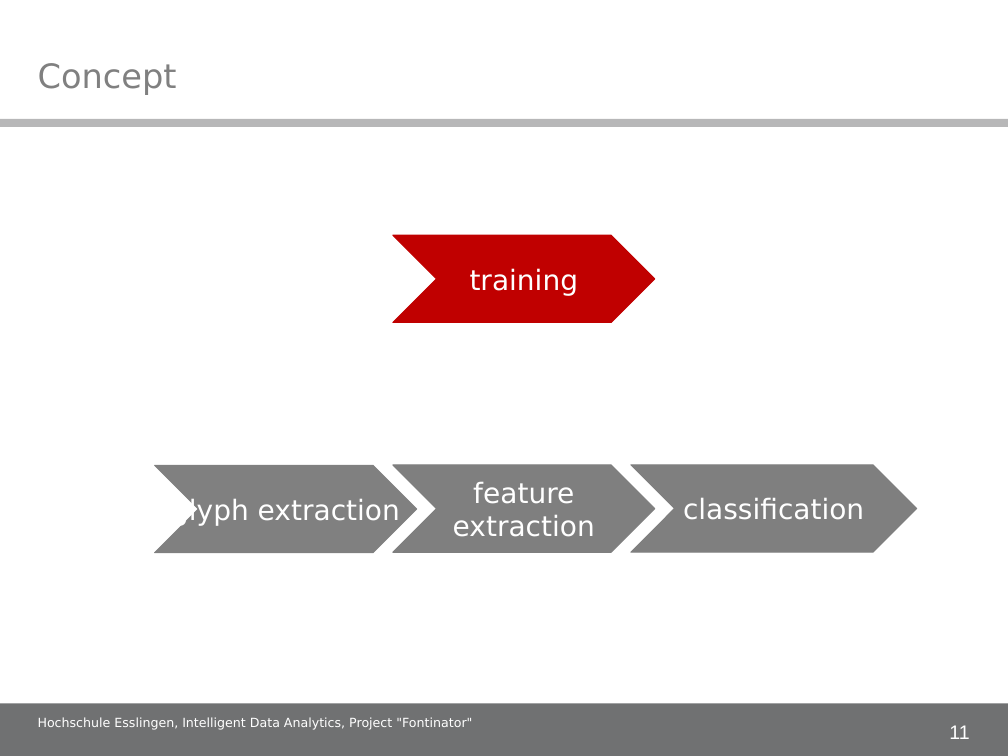
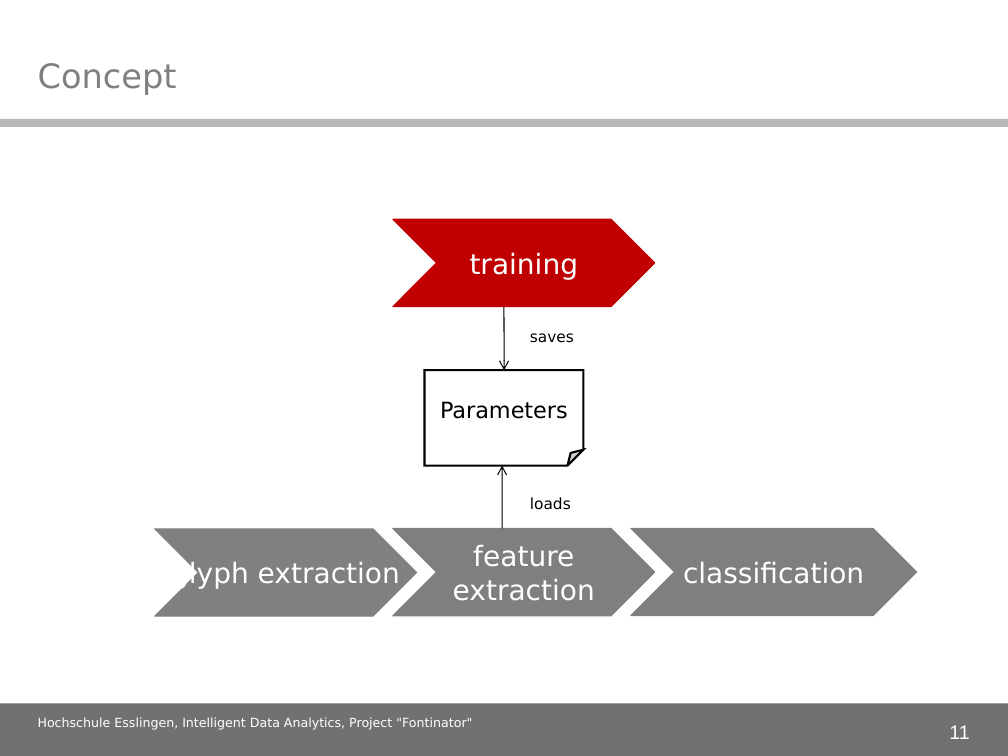
Before and after one commit to alex-ta/Fontinator, a slide deck: slide 11 of Documents/IDA_project_presentation.ppt. Drawn at 1008x756 pixels with LibreOffice and Linux fonts; fonts in the diff are those of the drawing; background and template pictures are left out. Boxes give left, top, right and bottom in pixels: in the first picture for what was removed or moved away, otherwise in the second. Text is boxed around its words. In the diff, an @@ line names an element or a change of style, - is before the commit and + after.

Commit message:
Modified slide 11

```diff
--- a/Documents/IDA_project_presentation.ppt
+++ b/Documents/IDA_project_presentation.ppt
@@ freeform shape "training" moved from (x1=393, y1=235, x2=655, y2=323) to (x1=393, y1=220, x2=655, y2=307) @@
@@ arrow added from (504, 306) to (504, 370), #000000 0.74 pt @@
@@ text added at (x1=530, y1=333, x2=574, y2=343), 11 pt, text #000000 @@
+saves
@@ folded corner added at (x1=424, y1=370, x2=584, y2=466), fill #FFFFFF, outline #000000 1.5 pt, 16 pt, text #000000 @@
+Parameters
@@ arrow added from (502, 528) to (502, 466), #000000 0.74 pt @@
@@ text added at (x1=530, y1=497, x2=571, y2=510), 11 pt, text #000000 @@
+loads
@@ 3 freeform shapes moved together from (x1=154, y1=465, x2=917, y2=553) to (x1=154, y1=528, x2=917, y2=617) @@
```
